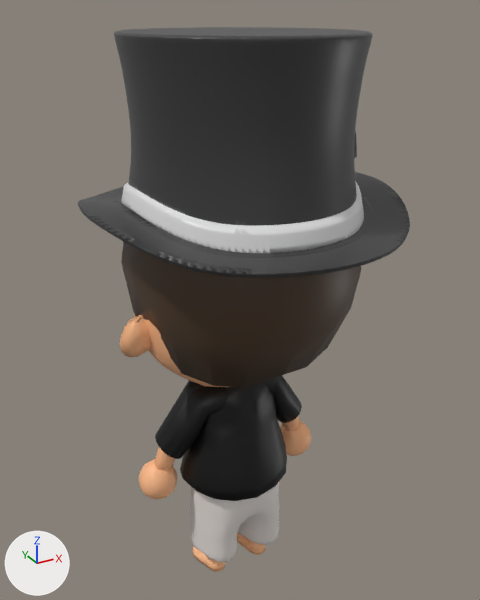
Two versions of the FBX model Assets/Assets/Characters/MAY ARMATURE/mayor final.fbx, one commit apart.
The view is the same before and after, from a 50 mm camera at (-1.21, -2.27, 2.54) aimed at (0.03, -0.01, 1.41). Every picture has the same lights, and +X, +Y and +Z are marked at lower left. Where no turn or scale is listed for an object, it has been applied to the vertices.

The scene before the commit, as lines of its bpy script (objects in view):
```python
me_circle_003 = bpy.data.meshes.new('Circle.003')
me_circle_003.from_pydata(...)  # 698 vertices, 658 faces; spans x -0.194..0.19, y -0.247..-0.022, z -0.813..-0.45
me_circle_003.materials.append(mat_material_005)  # beige #ffbc8a
me_cube_012 = bpy.data.meshes.new('Cube.012')
me_cube_012.from_pydata(...)  # 196 vertices, 192 faces; spans x -7.28..7.18, y 0.11..3.44, z 2.72..5.76
me_cube_012.materials.append(mat_material_006)  # beige #ffbc8a
me_cube_013 = bpy.data.meshes.new('Cube.013')
me_cube_013.from_pydata(...)  # 130 vertices, 120 faces; spans x -6.46..6.22, y 1.19..3.51, z -1.63..4.15
me_cube_013.materials.append(mat_material_011)  # beige #ffbc8a
me_cube_016 = bpy.data.meshes.new('Cube.016')
me_cube_016.from_pydata(...)  # 168 vertices, 132 faces; spans x 0.36..3.72, y 1.0..4.16, z -3.88..1.92
me_cube_016.materials.append(mat_material_010)  # black #000000
me_cube_017 = bpy.data.meshes.new('Cube.017')
me_cube_017.from_pydata(...)  # 168 vertices, 132 faces; spans x -3.7..-0.25, y 1.18..4.04, z -3.9..1.88
me_cube_017.materials.append(mat_material_009)  # black #000000
ob_arm = bpy.data.objects.new('ARM', me_cube_013)
ob_arm.location = (0.002, 0.168, 0.838)
ob_arm.scale = (-0.0615, -0.0615, -0.0615)
ob_hand = bpy.data.objects.new('HAND', me_cube_012)
ob_hand.location = (0.002, 0.168, 0.838)
ob_hand.scale = (-0.0615, -0.0615, -0.0615)
ob_leg = bpy.data.objects.new('leg', me_circle_003)
ob_leg.location = (0.002, 0.168, 0.838)
ob_pako = bpy.data.objects.new('PAKO', me_cube_016)
ob_pako.location = (0.002, 0.204, 0.838)
ob_pako.scale = (-0.0984, -0.0755, -0.0615)
ob_pako2 = bpy.data.objects.new('PAKO2', me_cube_017)
ob_pako2.location = (0.002, 0.168, 0.838)
ob_pako2.scale = (-0.0999, -0.0615, -0.0615)
# also in view: 'Cylinder' at (0.0, -0.07, 2.14); 'SHORT' at (0.0, -0.01, 0.42); 'HAIR' at (0.0, -0.08, 1.64); 'TSHIRT' at (0.0, 0.0, 0.82); 'HEAD' at (0.0, -0.03, 1.51)
```
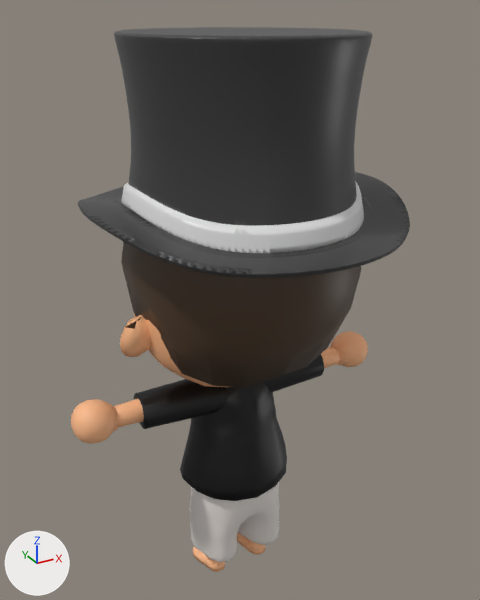
The edits, one by one:
me_cube_012 has 196 vertices, 192 faces and spans x -7.28..7.18, y 0.11..3.44, z 2.72..5.76.
me_cube_012 is used by ob_hand; location (0.002, 0.168, 0.838); scale (-0.0615, -0.0615, -0.0615).
me_cube_012 part 4: the loose piece of 98 vertices spanning x 4.38..7.18, y 0.11..2.92, z 2.77..5.76 is multiplied about its middle by the matrix ((0.169, -0.176, 0.97), (0.085, 0.983, 0.164), (-0.982, 0.055, 0.181)), then moved by (4.57, 1.23, -7.26).
me_cube_012 part 5: the loose piece of 98 vertices spanning x -7.28..-4.49, y 0.63..3.44, z 2.72..5.74 is multiplied about its middle by the matrix ((0.148, 0.084, -0.985), (-0.178, 0.982, 0.057), (0.973, 0.167, 0.16)), then moved by (-4.4, 0.72, -7.23).
me_cube_016 is used by ob_pako; location (0.002, 0.204, 0.838); scale (-0.0984, -0.0755, -0.0615).
me_cube_016 had 168 vertices, 132 faces and spanned x 0.36..3.72, y 1.0..4.16, z -3.88..1.92.
me_cube_016 now has 168 vertices, 132 faces and spans x 0.36..4.56, y 1.5..4.16, z -3.99..-0.91.
me_cube_016 part 6: 104 of 168 vertices moved; they spanned x 1.73..3.72, y 1.0..4.04, z -3.56..1.92 and now span x 1.85..4.56, y 1.5..4.09, z -3.99..-1.4; mean shift (0.76, 0.31, -2.29); largest move (3.66, 2.76, 0.87) -> (4.53, 3.32, -3.67).
me_cube_013 is used by ob_arm; location (0.002, 0.168, 0.838); scale (-0.0615, -0.0615, -0.0615).
me_cube_013 had 130 vertices, 120 faces and spanned x -6.46..6.22, y 1.19..3.51, z -1.63..4.15.
me_cube_013 now has 130 vertices, 120 faces and spans x -9.98..10.06, y 1.91..3.69, z -3.66..-1.99.
me_cube_013 part 2: 65 of 130 vertices moved; they spanned x 2.95..6.22, y 1.19..3.41, z -1.51..4.14 and now span x 4.4..10.06, y 1.91..3.69, z -3.66..-1.99; mean shift (2.24, 0.65, -3.91); largest move (6.13, 1.22, 3.83) -> (10.04, 2.41, -3.43).
me_cube_013 part 3: 65 of 130 vertices moved; they spanned x -6.46..-2.91, y 1.53..3.51, z -1.63..4.15 and now span x -9.98..-4.25, y 1.91..3.69, z -3.66..-1.99; mean shift (-2.11, 0.4, -3.89); largest move (-6.36, 1.66, 3.7) -> (-9.97, 2.41, -3.43).
me_cube_017 is used by ob_pako2; location (0.002, 0.168, 0.838); scale (-0.0999, -0.0615, -0.0615).
me_cube_017 had 168 vertices, 132 faces and spanned x -3.7..-0.25, y 1.18..4.04, z -3.9..1.88.
me_cube_017 now has 168 vertices, 132 faces and spans x -4.41..-0.25, y 1.44..4.04, z -4.0..-0.77.
me_cube_017 part 1: 104 of 168 vertices moved; they spanned x -3.7..-1.51, y 1.18..4.03, z -3.7..1.88 and now span x -4.41..-1.81, y 1.44..4.04, z -4.0..-1.41; mean shift (-0.72, 0.23, -2.22); largest move (-3.69, 2.21, 0.58) -> (-4.41, 2.74, -3.86).

Boxes [x1, y1, x2, y2] around the edits, measured in the pictures (480 x 600 px; the box of a moved part takes in the faces that stretch with it):
'HAND', reshaped (71% wider, 44% taller): before [139, 421, 312, 499]; after [71, 331, 368, 444]
'PAKO', reshaped (29% wider, 36% shorter): before [155, 380, 227, 459]; after [134, 379, 227, 429]
'PAKO2', reshaped: before [263, 375, 302, 423]; after [263, 354, 324, 392]
'ARM', reshaped: before [155, 415, 301, 471]; after [114, 346, 340, 428]
part 2 of me_cube_013, moved or reshaped: before [155, 447, 175, 471]; after [114, 399, 144, 428]
part 3 of me_cube_013, moved or reshaped: before [281, 415, 301, 431]; after [321, 346, 340, 368]
part 4 of me_cube_012, moved or reshaped: before [139, 459, 177, 499]; after [71, 399, 118, 444]
part 5 of me_cube_012, moved or reshaped: before [280, 421, 312, 456]; after [331, 331, 368, 367]
part 6 of me_cube_016, moved or reshaped: before [155, 380, 214, 459]; after [134, 379, 214, 429]
